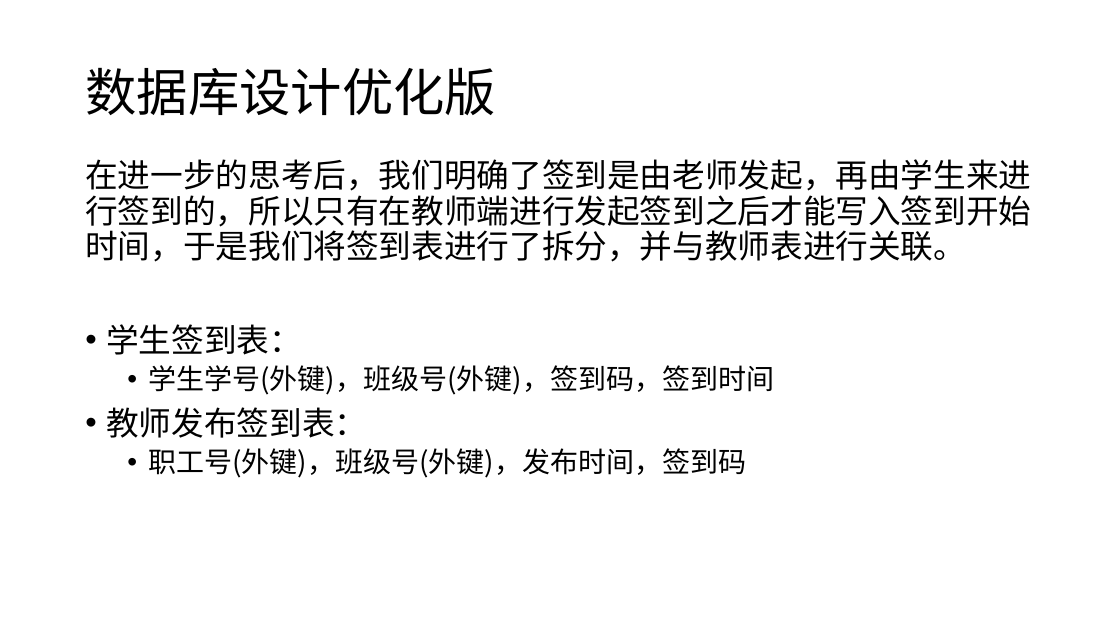
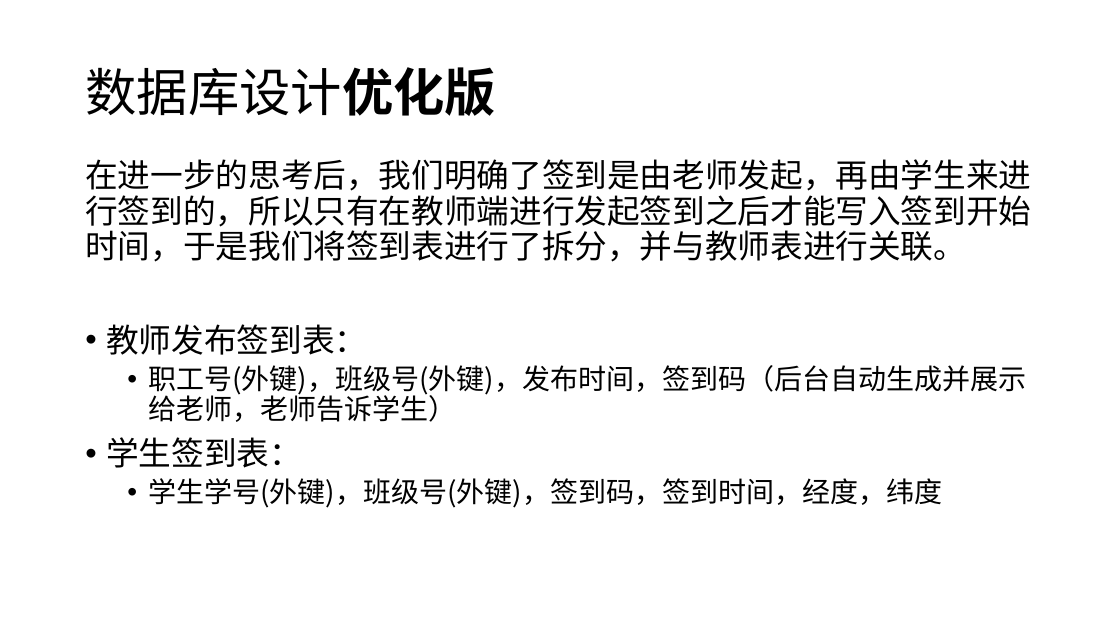
Before and after one commit to emptyskz1564/dbtask, a slide deck: slide 11 of 数据库期末设计.pptx. Drawn at 1120x630 pixels with LibreOffice and Linux fonts; fonts in the diff are those of the drawing. Boxes give left, top, right and bottom in pixels: in the first picture for what was removed or moved away, otherwise in the second. Text is boxed around its words. In the diff, an @@ line names an element or a change of style, - is before the commit and + after.

```diff
--- a/数据库期末设计.pptx
+++ b/数据库期末设计.pptx
@@ title "数据库设计优化版" at box(85, 67, 496, 116): bold on in "数据库设计优化版" @@
@@ text at box(106, 324, 1026, 422): paragraphs added @@
+• 教师发布签到表：
+  • 职工号(外键)，班级号(外键)，发布时间，签到码（后台自动生成并展示给老师，老师告诉学生）
@@ text at box(148, 478, 942, 508): text changed @@
-  • 学生学号(外键)，班级号(外键)，签到码，签到时间
-• 教师发布签到表：
-  • 职工号(外键)，班级号(外键)，发布时间，签到码
+  • 学生学号(外键)，班级号(外键)，签到码，签到时间，经度，纬度
```
Also in this commit, not shown: 3 other slides changed, 3 slides added, 1 slide removed.
